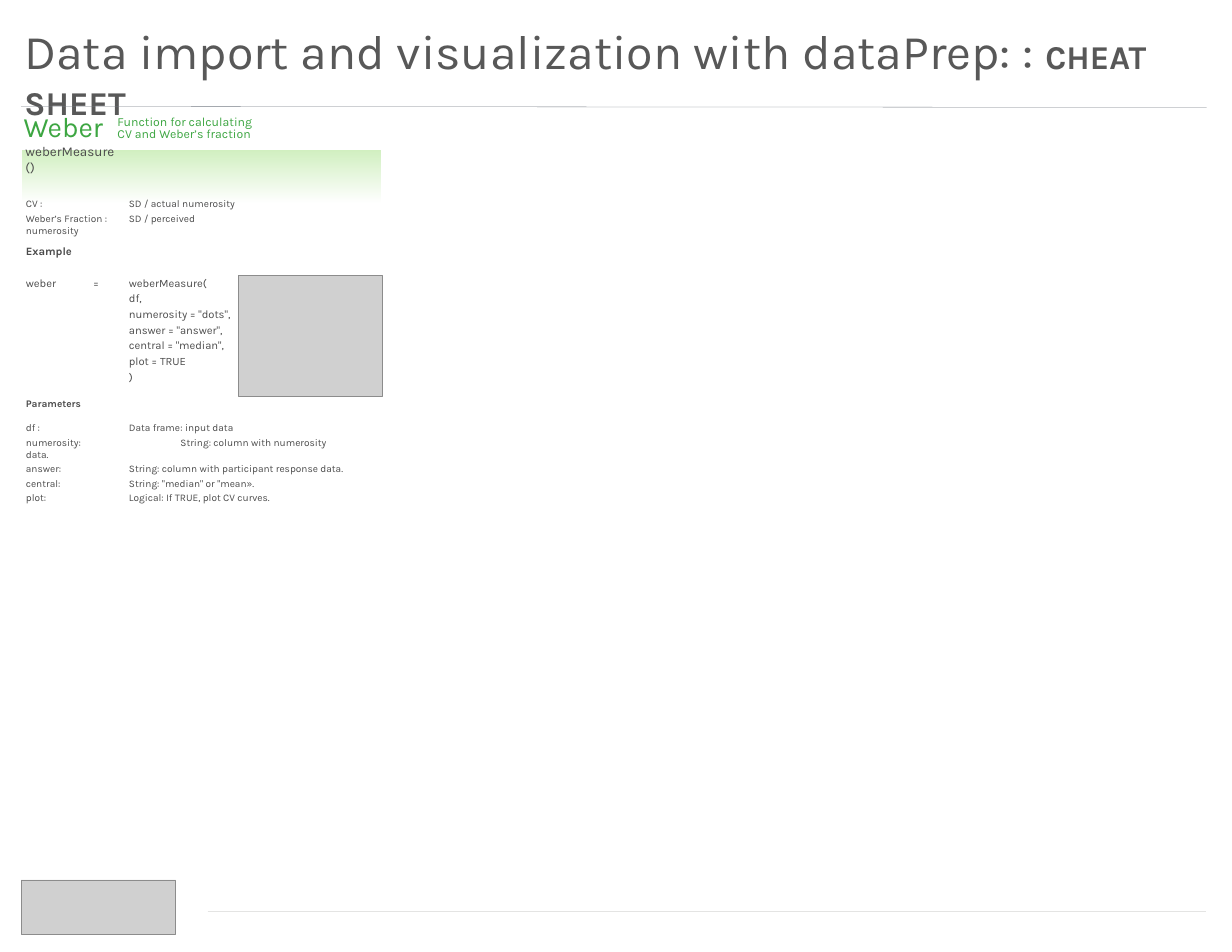
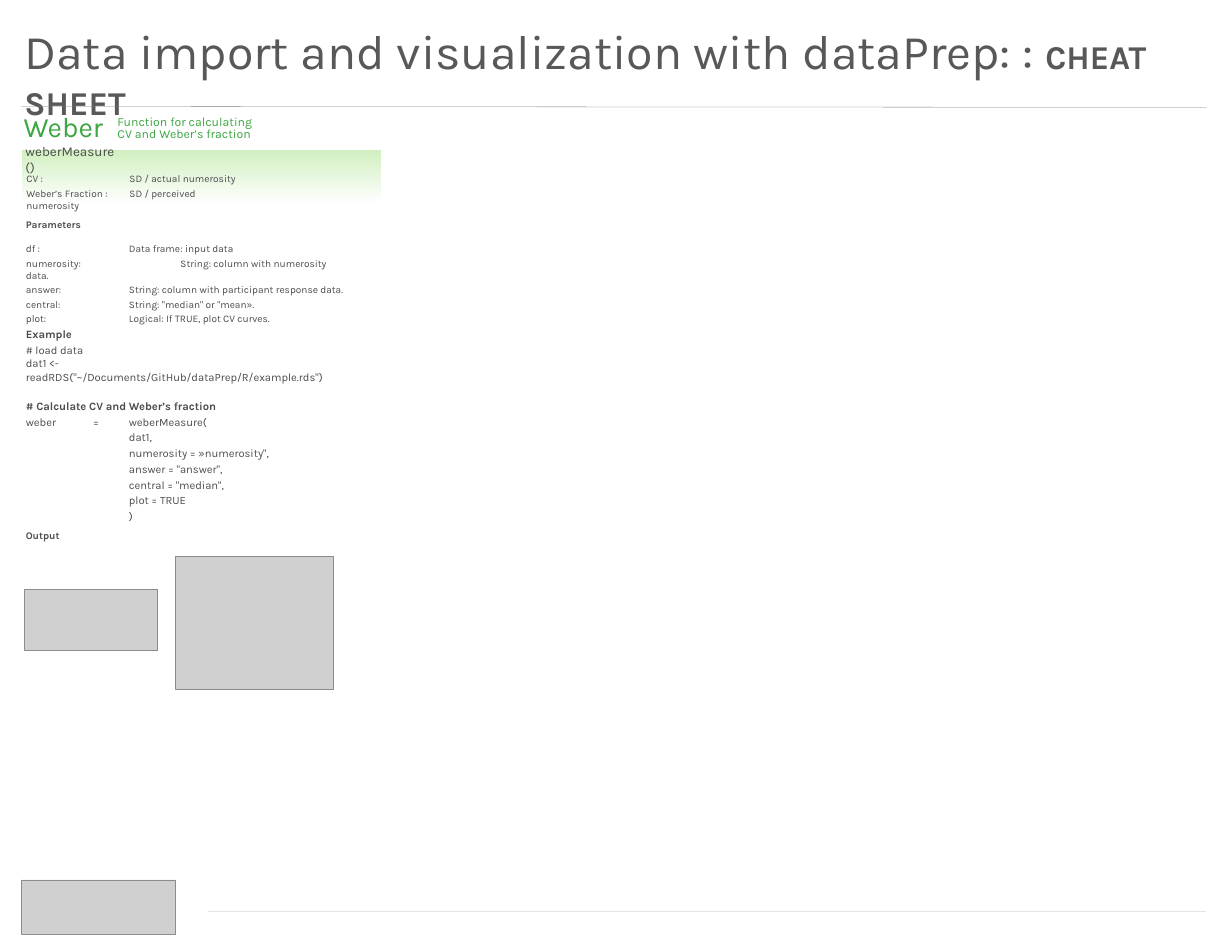
Before and after one commit to eivinkas/dataPrep, a slide deck: slide 2 of cheatSheet.pptx. Drawn at 1232x952 pixels with LibreOffice and Linux fonts; fonts in the diff are those of the drawing; grey boxes stand for pictures. Boxes give left, top, right and bottom in pixels: in the first picture for what was removed or moved away, otherwise in the second. Text is boxed around its words. In the diff, an @@ line names an element or a change of style, - is before the commit and + after.

Commit message:
cheatSheet update

```diff
--- a/cheatSheet.pptx
+++ b/cheatSheet.pptx
@@ text "CV : SD / actual ..." rewrapped from [26, 200, 235, 449] to [26, 175, 236, 270] @@
@@ text "Parameters df : Data frame ...": place and size @@
-text "Parameters df : Data frame ..." at [26, 400, 343, 504]
+text "Parameters df : Data frame ..." at [26, 221, 343, 325]
@@ picture removed at [239, 275, 382, 396] @@
@@ text "Example": place and size @@
-text "Example" at [26, 247, 230, 368]
+text "Example" at [26, 330, 323, 507]
@@ text at [26, 346, 323, 410]: paragraphs added @@
+# load data
+dat1 <- readRDS("~/Documents/GitHub/dataPrep/R/example.rds")
+# Calculate CV and Weber’s fraction
@@ text at [129, 433, 269, 460]: text changed @@
-df,
-numerosity = "dots",
+dat1,
+numerosity = »numerosity",
@@ text added at [26, 532, 60, 542], 9 pt, text #4C4C4C, bold @@
+Output
@@ picture added at [176, 556, 334, 689] @@
@@ picture added at [24, 590, 158, 651] @@
```
Also in this commit, not shown: 6 other files.
